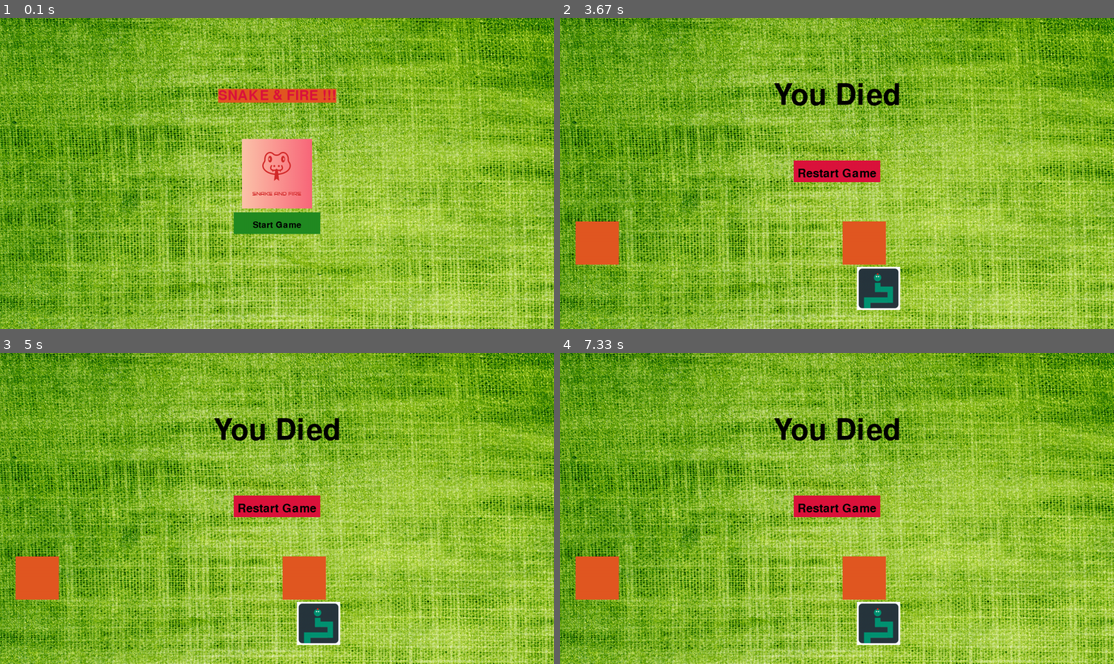
Above: before the commit, frames 1-4 (two rows, left to right).
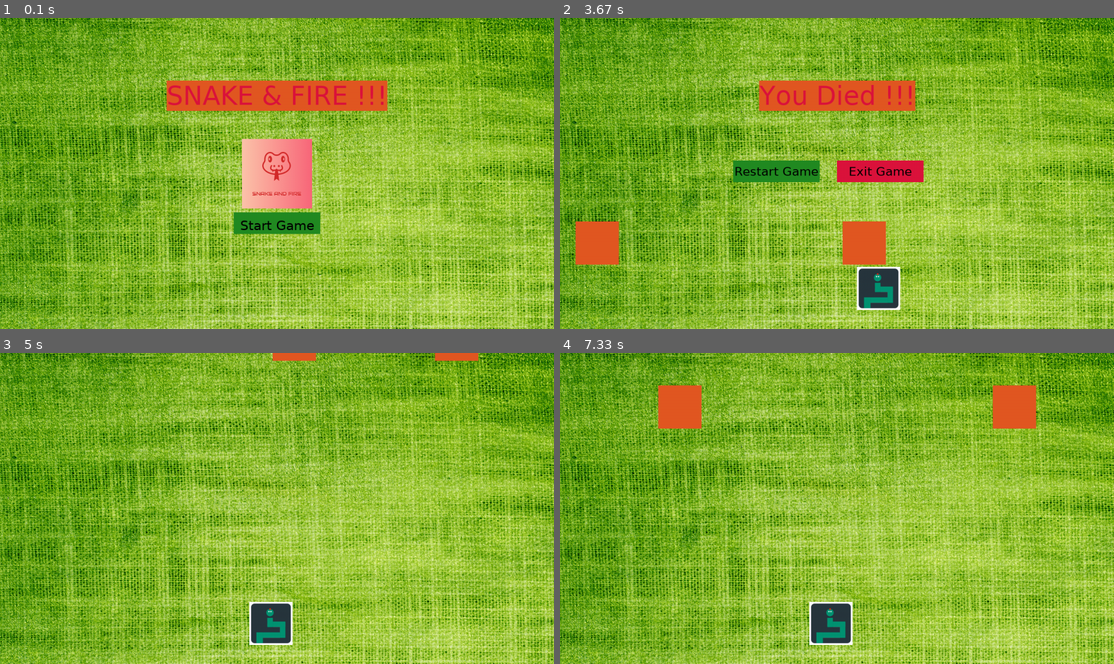
Above: after the commit, the same moments.

Repository: someshugar445/pygame_python
Game: pygame game, started from main.py
Two runs of this game, one before a commit and one after it. Both use one fixed random seed, a clock stepped at 60 frames per second and the inputs below.
Inputs (mouse positions are in pixels of both pictures, inside the frame that each line leads up to):
- Up to frame 1 (0.1 s): no input
- Up to frame 2 (3.67 s): click "Start Game" at 0.42 s; click "Start Game" at 0.77 s; hold Right 1-1.47 s; move the mouse to (848, 67) at 1.03 s; hold Right 1.5-1.97 s; hold Left 2-2.53 s; hold Left 2.57-2.97 s; hold Right 3-3.63 s
- Up to frame 3 (5 s): press the mouse at (216, 505) at 3.7 s; move the mouse to (193, 458) at 3.8 s; release the mouse at (171, 415) at 3.93 s; hold Left 4-4.47 s; hold Right 4.5-4.97 s
- Up to frame 4 (7.33 s): hold Right 5-5.47 s; hold Left 5.5-6.03 s; hold Left 6.07-6.47 s; hold Right 6.5-7.13 s; hold Left from 7.17 s (still down)

The runs differ from the first frame. In frame 1, 3.6% of the frame differs, in the area x 30-70%, y 20-69%; in frame 2, 4.7%; in frame 3, 6.7%; in frame 4, 8.5%, in the area x 2-86%, y 10-94%.

Commit message:
added exit and changed font

Diff:
--- a/main.py
+++ b/main.py
@@ -10,7 +10,7 @@
 display_height = GetSystemMetrics(1)
 
 gameDisplay = pygame.display.set_mode((display_width, display_height), RESIZABLE)
-pygame.display.set_caption('Snake Game')
+pygame.display.set_caption('Snake and Fire')
 
 black = (0, 0, 0)
 # brown = (230, 160, 98)
@@ -44,19 +44,33 @@
 
 
 def crash():
-    largeText = pygame.font.SysFont("freesansbold.ttf", 100)
-    TextSurf, TextRect = text_objects("You Died", largeText)
-    TextRect.center = ((display_width / 2), (display_height / 4))
-    gameDisplay.blit(TextSurf, TextRect)
+    # largeText = pygame.font.SysFont("Verdana", 60)
+    # TextSurf, TextRect = text_objects("You Died", largeText)
+    # TextRect.center = ((display_width / 2), (display_height / 4))
+    # gameDisplay.blit(TextSurf, TextRect)
+    font = pygame.font.SysFont('Verdana', 60)
+    title_text = font.render('You Died !!!', True, red, flame)
+    textRect = title_text.get_rect()
+    textRect.center = ((display_width / 2), (display_height / 4))
+    gameDisplay.blit(title_text, textRect)
 
     while True:
         for event in pygame.event.get():
             if event.type == pygame.QUIT:
                 pygame.quit()
                 quit()
-
-        button("Restart Game", 540, 330, 200, 50, red, bright_red, game_loop)
-        # button("Exit", 550, 450, 100, 50, red, bright_red, quitgame)
+        button(None, 400, 330, 200, 50, green, bright_green, game_loop)
+        button(None, 640, 330, 200, 50, red, bright_red, quitgame)
+
+        smallText = pygame.font.SysFont("Verdana", 28)
+        textSurf, textRect = text_objects("Restart Game", smallText)
+        textRect.center = (500, 355)
+        gameDisplay.blit(textSurf, textRect)
+
+        smallText = pygame.font.SysFont("Verdana", 28)
+        textSurf, textRect = text_objects("Exit Game", smallText)
+        textRect.center = (740, 355)
+        gameDisplay.blit(textSurf, textRect)
 
         pygame.display.update()
         clock.tick(15)
@@ -71,7 +85,7 @@
             action()
     else:
         pygame.draw.rect(gameDisplay, ic, (x, y, w, h))
-    smallText = pygame.font.SysFont("freesansbold.ttf", 40)
+    smallText = pygame.font.SysFont('Verdana', 30)
     textSurf, textRect = text_objects(msg, smallText)
     textRect.center = ((display_width / 2), (display_height / 2))
     gameDisplay.blit(textSurf, textRect)
@@ -88,7 +102,7 @@
 
 
 def paused():
-    largeText = pygame.font.SysFont("freesansbold.ttf", 115)
+    largeText = pygame.font.SysFont("Verdana", 40)
     TextSurf, TextRect = text_objects("Paused", largeText)
     TextRect.center = ((display_width / 2), (display_height / 2))
     gameDisplay.blit(TextSurf, TextRect)
@@ -100,7 +114,7 @@
                 quit()
 
         button("Unpause", 540, 450, 200, 50, green, bright_green, unpause)
-        # button("Exit", 550, 450, 100, 50, red, bright_red, quitgame)
+        button("Exit", 550, 450, 100, 50, red, bright_red, quitgame)
 
         pygame.display.update()
         clock.tick(15)
@@ -112,7 +126,7 @@
     gameDisplay.blit(background_image, [0, 0])
     logo = pygame.image.load(os.path.join("logo.png")).convert()
     logo_rect = logo.get_rect(center = gameDisplay.get_rect().center)
-    font = pygame.font.Font('freesansbold.ttf', 32)
+    font = pygame.font.SysFont('Verdana', 60)
     s = 'sound'
     music = pygame.mixer.music.load(os.path.join(s, 'EpicTVTheme.mp3'))
     pygame.mixer.music.play(-1)
@@ -137,8 +151,7 @@
         textRect.center = ((display_width / 2), (display_height / 4))
         gameDisplay.blit(title_text, textRect)
 
-        button("Start Game", 540, 450, 200, 50, green, bright_green, game_loop)
-        # button("Finish!!!", 550, 450, 100, 50, red, bright_red, quitgame)
+        button(None, 540, 450, 200, 50, green, bright_green, game_loop)
         gameDisplay.blit(logo, logo_rect)
         pygame.display.update()
         clock.tick(15)
@@ -148,7 +161,7 @@
         else:
             pygame.draw.rect(gameDisplay, green, (150, 750, 100, 50))
 
-        smallText = pygame.font.Font("freesansbold.ttf", 20)
+        smallText = pygame.font.SysFont("Verdana", 30)
         textSurf, textRect = text_objects("Start Game", smallText)
         textRect.center = (640, 480)
         gameDisplay.blit(textSurf, textRect)
